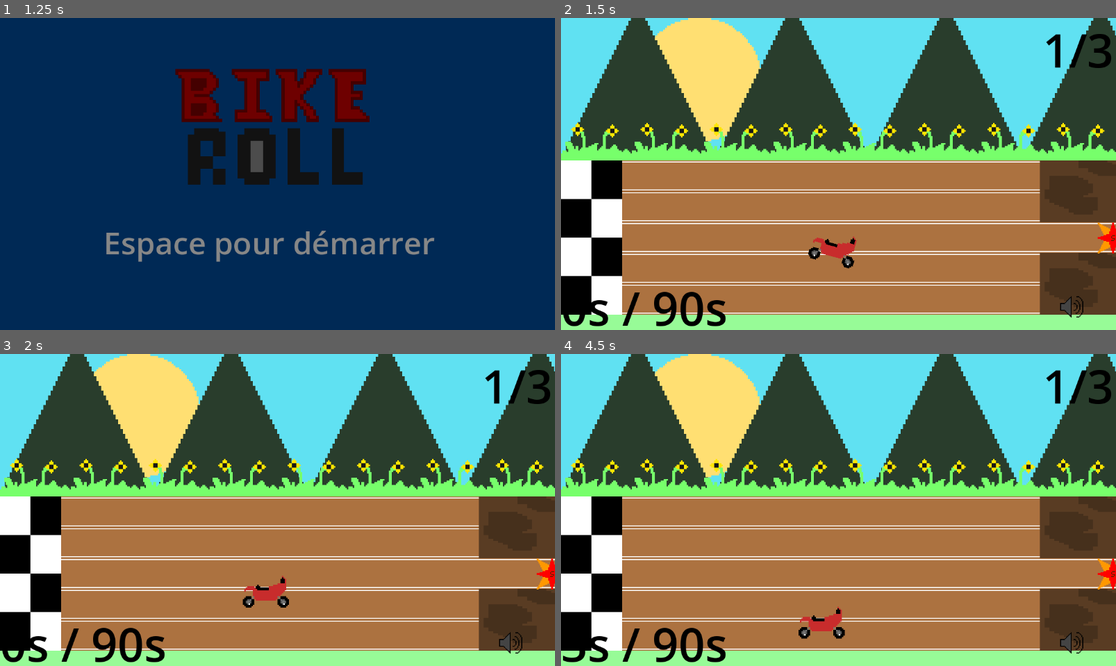
Above: before the commit, frames 1-4 (two rows, left to right).
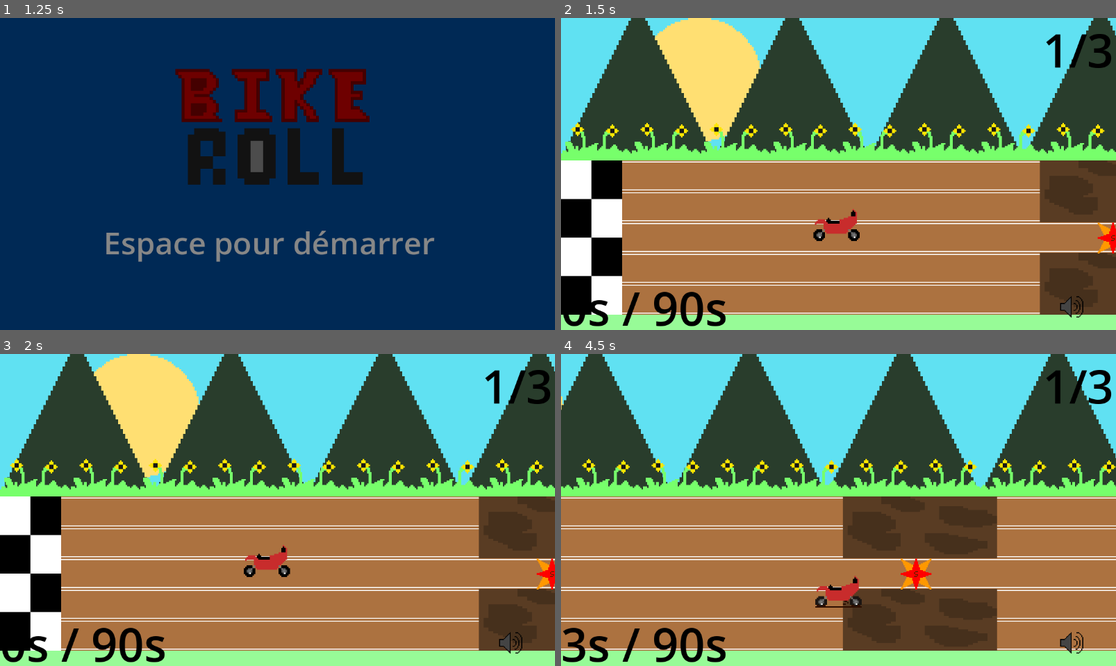
Above: after the commit, the same moments.

Repository: nigibot/guilbault_alexis_tp3_582-301mo
Game: Godot game, scene res://scenes/pieces/menu.tscn
Same seed, same stepped clock (60 frames per second), same inputs: the game is played once before the commit and once after it. Sound files missing from this copy of the repository are replaced by a short silence.
Inputs:
- Up to frame 1 (1.25 s): tap Enter at 0.5 s; hold D (Accelerate) from 0.53 s (still down); hold A (Deccelerate) from 0.53 s (still down)
- Up to frame 2 (1.5 s): tap Space (Item) at 1.25 s; release D (Accelerate) at 1.28 s; release A (Deccelerate) at 1.28 s; hold S (Down) from 1.28 s (still down); tap A (Deccelerate) at 1.35 s
- Up to frame 3 (2 s): keep holding S (Down)
- Up to frame 4 (4.5 s): release S (Down) at 2.03 s; hold Space (Item) 2.03-2.78 s; hold D (Accelerate) 2.03-3.53 s; tap A (Deccelerate) at 2.3, 2.85 s; hold A (Deccelerate) 3.53-4.28 s; hold S (Down) from 3.53 s (still down); tap Enter at 4.25 s; tap Space (Item) at 4.35 s

Frame 1 is identical in both runs. In frame 2, 0.8% of the frame differs, in the area x 44-54%, y 61-81%; in frame 3, 0.9%; in frame 4, 47%, in the area x 0-100%, y 0-96%.

Commit message:
Commit v2

Diff:
--- a/guilbault_alexis_tp3/scripts/joueur.gd
+++ b/guilbault_alexis_tp3/scripts/joueur.gd
@@ -14,6 +14,8 @@
 
 var boostitem = false
 var boosttimer = 0
+
+var accelerating = 0
 
 var rng = RandomNumberGenerator.new()
 
@@ -49,12 +51,11 @@
 			$"./AudioStreamPlayer".play()
 
 	if Input.is_action_pressed("Accelerate"):
-		if hspeed < maxspeed:
-			hspeed += 0.2
-
-	if Input.is_action_pressed("Deccelerate"):
-		if hspeed > minspeed:
-			hspeed -= 0.3
+		accelerating = 1
+	elif Input.is_action_pressed("Deccelerate"):
+		accelerating = -1
+	else:
+		accelerating = 0
 
 	if Input.is_action_pressed("Item") && boostitem == true:
 		print("BOOOOOSTTT !!!")
@@ -85,6 +86,12 @@
 			maxspeed = 20
 			hspeed = maxspeed
 
+	match accelerating:
+		-1:
+			hspeed -= 0.15
+		1:
+			hspeed += 0.1
+
 	if hspeed < minspeed:
 		hspeed = minspeed
 
Not shown, changed: docs/index.html
Not shown, changed: docs/index.icon.png
Not shown, changed: docs/index.pck
